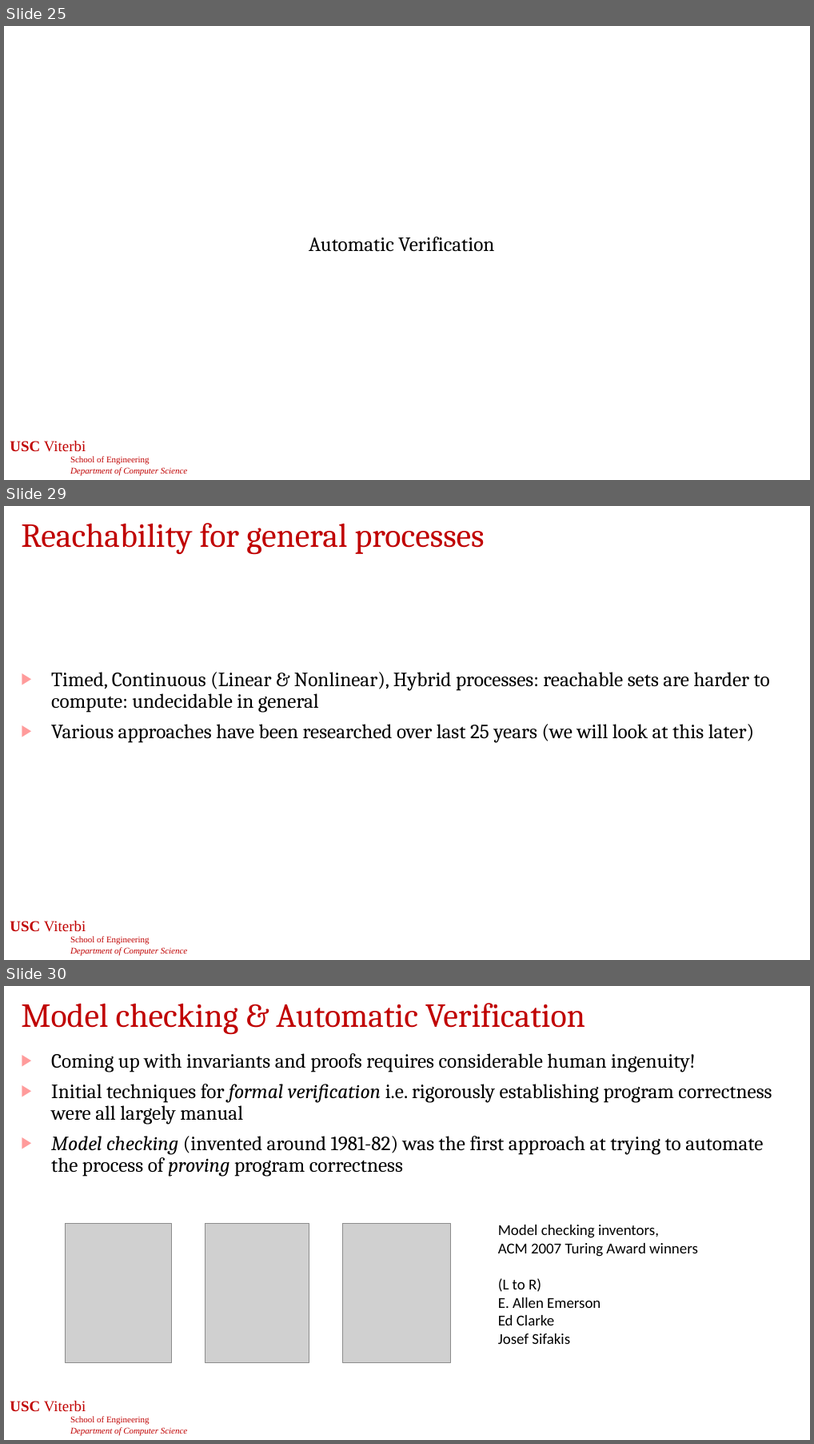
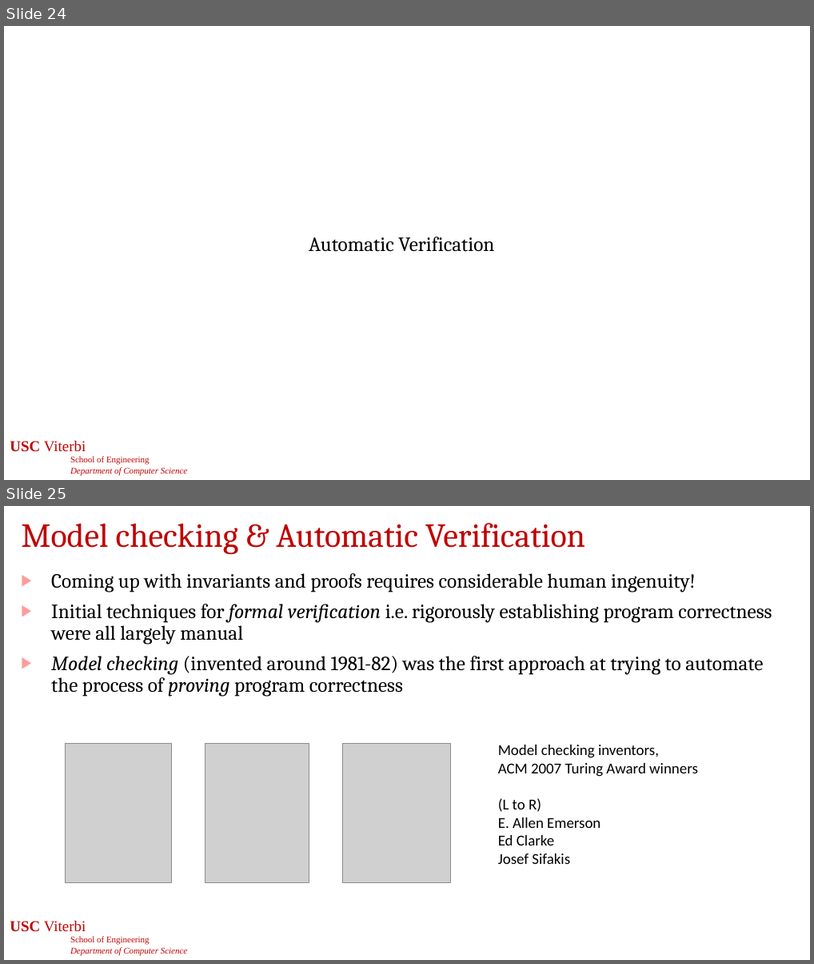
Before and after one commit to jdeshmukh/jdeshmukh.github.io, a slide deck: teaching/cs513-autocps-fall-2026/slides/8-Verification.pptx. Shown one above the other, each under a label of ours: slides 25, 29 and 30 before the commit, slides 24 and 25 after it; the slides between them are not shown. The pictures are 814x1444 and 814x964 pixels, drawn with LibreOffice and Linux fonts; fonts in the diff are those of the drawing; grey boxes stand for pictures; background and template pictures are left out. Boxes give left, top, right and bottom in pixels: in the first picture for what was removed or moved away, otherwise in the second. Text is boxed around its words. In the diff, an @@ line names an element or a change of style, - is before the commit and + after.

```diff
--- a/teaching/cs513-autocps-fall-2026/slides/8-Verification.pptx
+++ b/teaching/cs513-autocps-fall-2026/slides/8-Verification.pptx
@@ slide 29 removed at (x1=4, y1=506, x2=810, y2=960), background #FFFFFF; not listed: 1 template element that a slide beside it also shows @@
@@ title removed at (x1=21, y1=523, x2=485, y2=555) @@
-Reachability for general processes
@@ text removed at (x1=51, y1=672, x2=770, y2=743) @@
-▶ Timed, Continuous (Linear & Nonlinear), Hybrid processes: reachable sets are harder to compute: undecidable in general
-▶ Various approaches have been researched over last 25 years (we will look at this later)
@@ page number removed at (x1=315, y1=929, x2=497, y2=953) @@
-29
@@ what was slide 25 is now slide 24 @@
@@ what was slide 30 is now slide 25 @@
```
Also in this commit, not shown: 19 slides changed, 4 slides added, 4 other slides removed, 2 other files.
